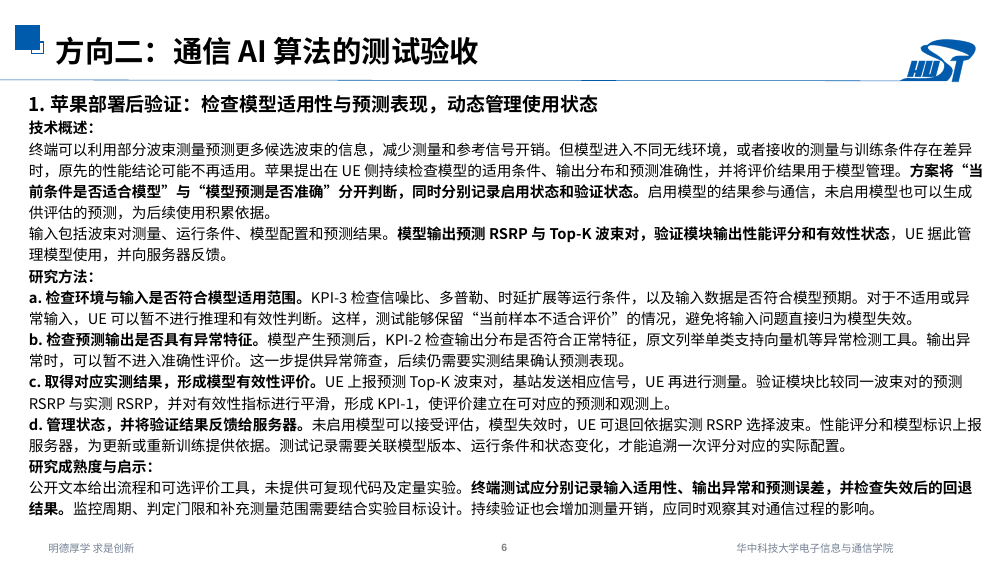
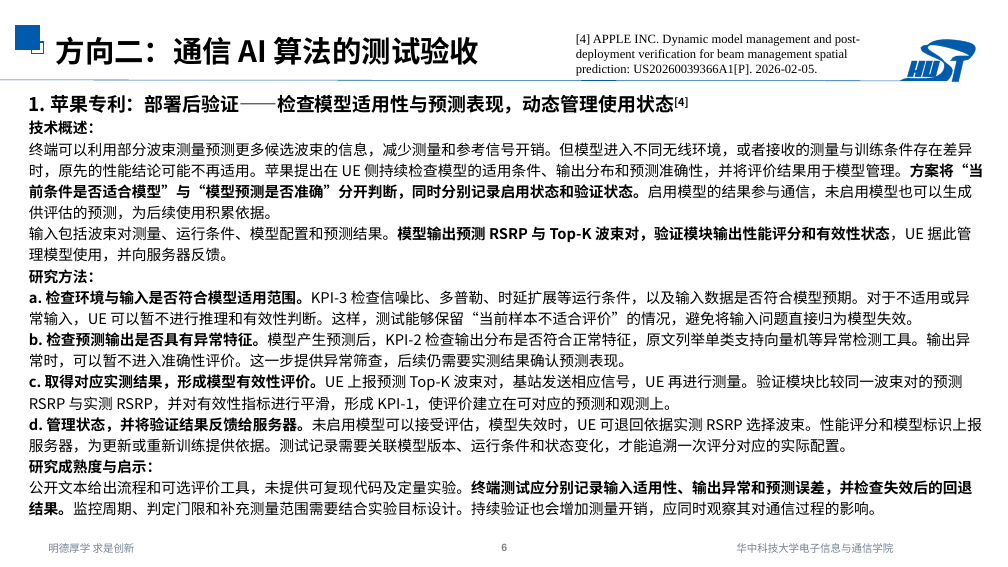
Before and after one commit to strings-pixel/self, a slide deck: slide 6 of 2026.10.10AI与通信融合研究进展调研三.pptx. Drawn at 1008x567 pixels with LibreOffice and Linux fonts; fonts in the diff are those of the drawing. Boxes give left, top, right and bottom in pixels: in the first picture for what was removed or moved away, otherwise in the second. Text is boxed around its words. In the diff, an @@ line names an element or a change of style, - is before the commit and + after.

```diff
--- a/2026.10.10AI与通信融合研究进展调研三.pptx
+++ b/2026.10.10AI与通信融合研究进展调研三.pptx
@@ text added at (576,34,860,76), 12 pt, text #000000 @@
+[4] APPLE INC. Dynamic model management and post-deployment verification for beam management spatial prediction: US20260039366A1[P]. 2026-02-05.
@@ text at (29,94,689,114): text changed @@
-1. 苹果部署后验证：检查模型适用性与预测表现，动态管理使用状态
+1. 苹果专利：部署后验证——检查模型适用性与预测表现，动态管理使用状态[4]
```
Also in this commit, not shown: 6 other slides changed, 1 other file.
